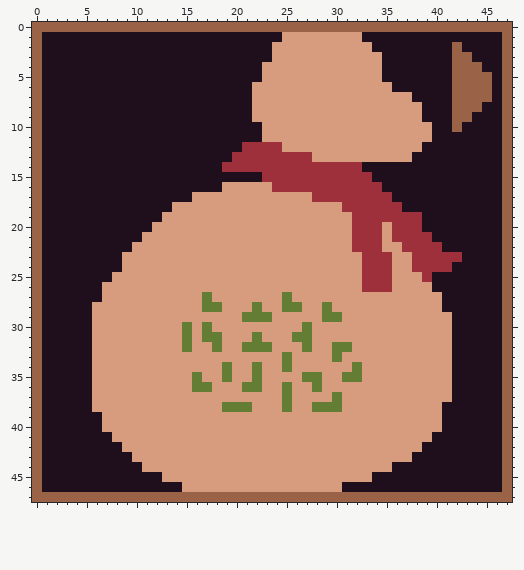
Two states of a pixel-art sprite, Assets/Plant/sac_avec_graine.png. The picture above was drawn from the file before the commit.
The file is 48x48 pixels.
New version:
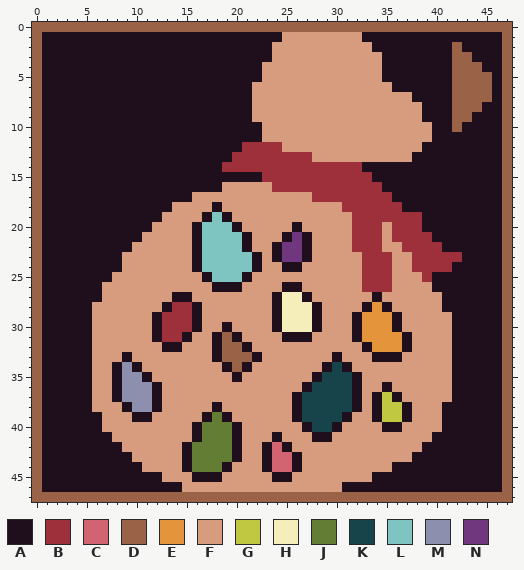
Palette (. is transparent): A #1f0e1c  B #9d303b  C #d26471  D #9a6348  E #e4943a  F #d79b7d  G #c0c741  H #f5edba  J #647d34  K #17434b  L #7ec4c1  M #8c8fae  N #70377f
Changes in this commit:
@@ x 0..47 @@
 17 DAAAAAAAAAAAAAAAFFFFFFFFFFFFBBBBBBBBAAAAAAAAAAAD
-18 DAAAAAAAAAAAAAFFFFFFFFFFFFFFFFFBBBBBBAAAAAAAAAAD
-19 DAAAAAAAAAAAAFFFFFFFFFFFFFFFFFFFBBBBBBBAAAAAAAAD
-20 DAAAAAAAAAAAFFFFFFFFFFFFFFFFFFFFBBBFBBBAAAAAAAAD
-21 DAAAAAAAAAAFFFFFFFFFFFFFFFFFFFFFBBBFBBBBAAAAAAAD
-22 DAAAAAAAAAFFFFFFFFFFFFFFFFFFFFFFBBBFFBBBBAAAAAAD
-23 DAAAAAAAAFFFFFFFFFFFFFFFFFFFFFFFFBBBFFBBBBBAAAAD
-24 DAAAAAAAAFFFFFFFFFFFFFFFFFFFFFFFFBBBFFBBBBAAAAAD
-25 DAAAAAAAFFFFFFFFFFFFFFFFFFFFFFFFFBBBFFFBAAAAAAAD
-26 DAAAAAAFFFFFFFFFFFFFFFFFFFFFFFFFFBBBFFFFAAAAAAAD
-27 DAAAAAAFFFFFFFFFFJFFFFFFFJFFFFFFFFFFFFFFFAAAAAAD
-28 DAAAAAFFFFFFFFFFFJJFFFJFFJJFFJFFFFFFFFFFFAAAAAAD
-29 DAAAAAFFFFFFFFFFFFFFFJJJFFFFFJJFFFFFFFFFFFAAAAAD
-30 DAAAAAFFFFFFFFFJFJFFFFFFFFFJFFFFFFFFFFFFFFAAAAAD
-31 DAAAAAFFFFFFFFFJFJJFFFJFFFJJFFFFFFFFFFFFFFAAAAAD
-32 DAAAAAFFFFFFFFFJFFJFFJJJFFFJFFJJFFFFFFFFFFAAAAAD
-33 DAAAAAFFFFFFFFFFFFFFFFFFFJFFFFJFFFFFFFFFFFAAAAAD
-34 DAAAAAFFFFFFFFFFFFFJFFJFFJFFFFFFJFFFFFFFFFAAAAAD
-35 DAAAAAFFFFFFFFFFJFFJFFJFFFFJJFFJJFFFFFFFFFAAAAAD
-36 DAAAAAFFFFFFFFFFJJFFFJJFFJFFJFFFFFFFFFFFFFAAAAAD
-37 DAAAAAFFFFFFFFFFFFFFFFFFFJFFFFJFFFFFFFFFFFAAAAAD
-38 DAAAAAFFFFFFFFFFFFFJJJFFFJFFJJJFFFFFFFFFFAAAAAAD
-39 DAAAAAAFFFFFFFFFFFFFFFFFFFFFFFFFFFFFFFFFFAAAAAAD
-40 DAAAAAAFFFFFFFFFFFFFFFFFFFFFFFFFFFFFFFFFFAAAAAAD
-41 DAAAAAAAFFFFFFFFFFFFFFFFFFFFFFFFFFFFFFFFAAAAAAAD
-42 DAAAAAAAAFFFFFFFFFFFFFFFFFFFFFFFFFFFFFFAAAAAAAAD
-43 DAAAAAAAAAFFFFFFFFFFFFFFFFFFFFFFFFFFFFAAAAAAAAAD
-44 DAAAAAAAAAAFFFFFFFFFFFFFFFFFFFFFFFFFAAAAAAAAAAAD
-45 DAAAAAAAAAAAAFFFFFFFFFFFFFFFFFFFFFAAAAAAAAAAAAAD
+18 DAAAAAAAAAAAAAFFFFAFFFFFFFFFFFFBBBBBBAAAAAAAAAAD
+19 DAAAAAAAAAAAAFFFFALAFFFFFFFFFFFFBBBBBBBAAAAAAAAD
+20 DAAAAAAAAAAAFFFFALLLAFFFFFAFFFFFBBBFBBBAAAAAAAAD
+21 DAAAAAAAAAAFFFFFALLLLAFFFANAFFFFBBBFBBBBAAAAAAAD
+22 DAAAAAAAAAFFFFFFALLLLAFFANNAFFFFBBBFFBBBBAAAAAAD
+23 DAAAAAAAAFFFFFFFALLLLLAFANNAFFFFFBBBFFBBBBBAAAAD
+24 DAAAAAAAAFFFFFFFALLLLLAFFAAFFFFFFBBBFFBBBBAAAAAD
+25 DAAAAAAAFFFFFFFFFALLLAFFFFFFFFFFFBBBFFFBAAAAAAAD
+26 DAAAAAAFFFFFFFFFFFAAAFFFFAAFFFFFFBBBFFFFAAAAAAAD
+27 DAAAAAAFFFFFFFAAFFFFFFFFAHHAFFFFFFAFFFFFFAAAAAAD
+28 DAAAAAFFFFFFFABBAFFFFFFFAHHHAFFFFAEAFFFFFAAAAAAD
+29 DAAAAAFFFFFFABBBAFFFFFFFAHHHAFFFAEEEAFFFFFAAAAAD
+30 DAAAAAFFFFFFABBBAFFAFFFFAHHHAFFFAEEEAFFFFFAAAAAD
+31 DAAAAAFFFFFFABBAFFADAFFFFAAAFFFFAEEEEAFFFFAAAAAD
+32 DAAAAAFFFFFFFAAFFFADDAFFFFFFFFFFFAEEEAFFFFAAAAAD
+33 DAAAAAFFFAFFFFFFFFADDDAFFFFFFFAFFFAAAFFFFFAAAAAD
+34 DAAAAAFFAMAFFFFFFFFADAFFFFFFFAKAFFFFFFFFFFAAAAAD
+35 DAAAAAFFAMMAFFFFFFFFAFFFFFFFAKKKAFFFFFFFFFAAAAAD
+36 DAAAAAFFAMMMAFFFFFFFFFFFFFFAKKKKAFFAFFFFFFAAAAAD
+37 DAAAAAFFAMMMAFFFFFFFFFFFFFAKKKKKAFAGAFFFFFAAAAAD
+38 DAAAAAFFFAMMAFFFFFAFFFFFFFAKKKKKAFAGGAFFFAAAAAAD
+39 DAAAAAAFFFAAFFFFFAJAFFFFFFAKKKKAFFAGGAFFFAAAAAAD
+40 DAAAAAAFFFFFFFFFAJJJAFFFFFFAKKAFFFFAAFFFFAAAAAAD
+41 DAAAAAAAFFFFFFFFAJJJAFFFAFFFAAFFFFFFFFFFAAAAAAAD
+42 DAAAAAAAAFFFFFFAJJJJAFFACAFFFFFFFFFFFFFAAAAAAAAD
+43 DAAAAAAAAAFFFFFAJJJJAFFACCAFFFFFFFFFFFAAAAAAAAAD
+44 DAAAAAAAAAAFFFFAJJJAFFFACCAFFFFFFFFFAAAAAAAAAAAD
+45 DAAAAAAAAAAAAFFFAAAFFFFFAAFFFFFFFFAAAAAAAAAAAAAD
 46 DAAAAAAAAAAAAAAFFFFFFFFFFFFFFFFAAAAAAAAAAAAAAAAD
